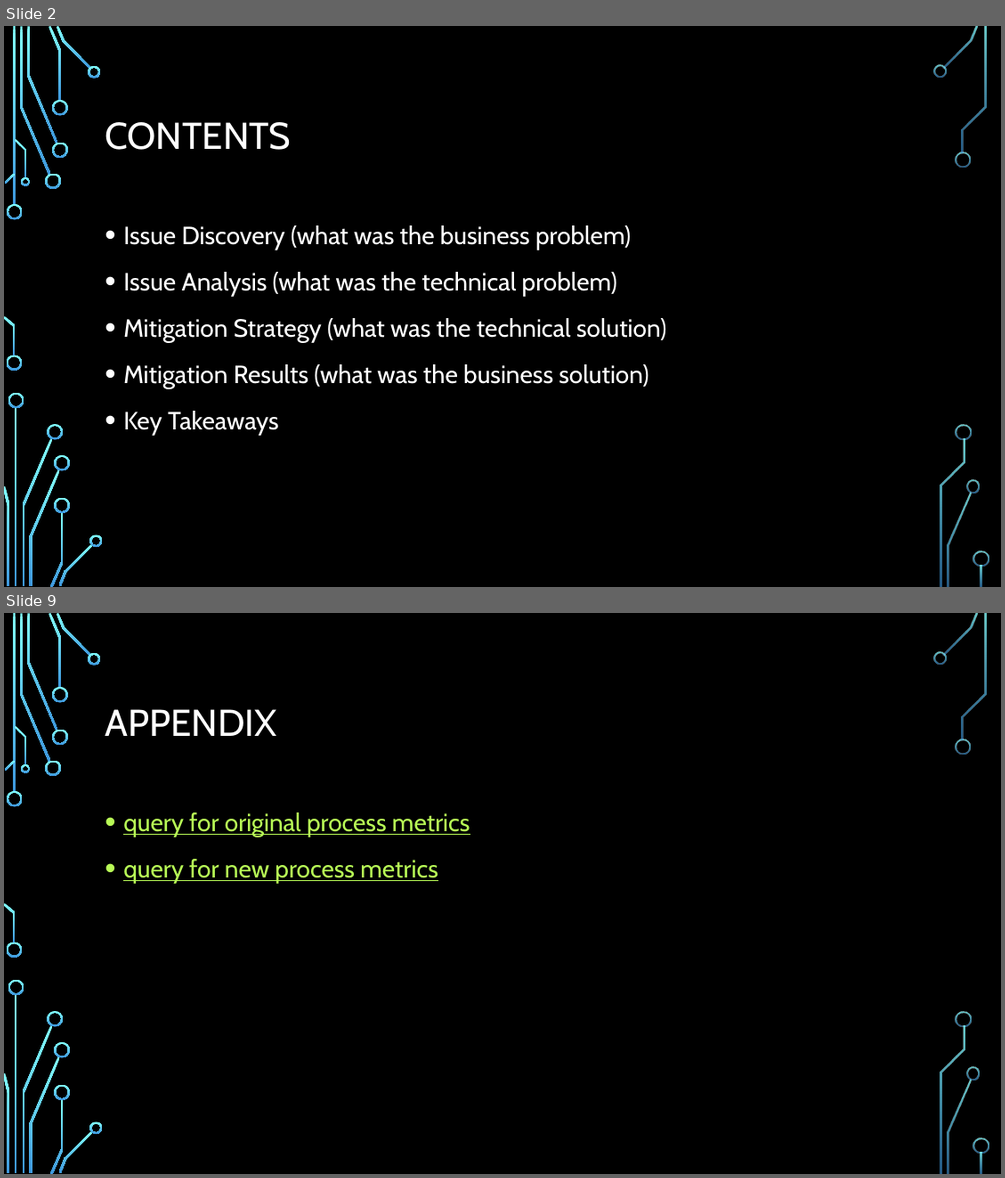
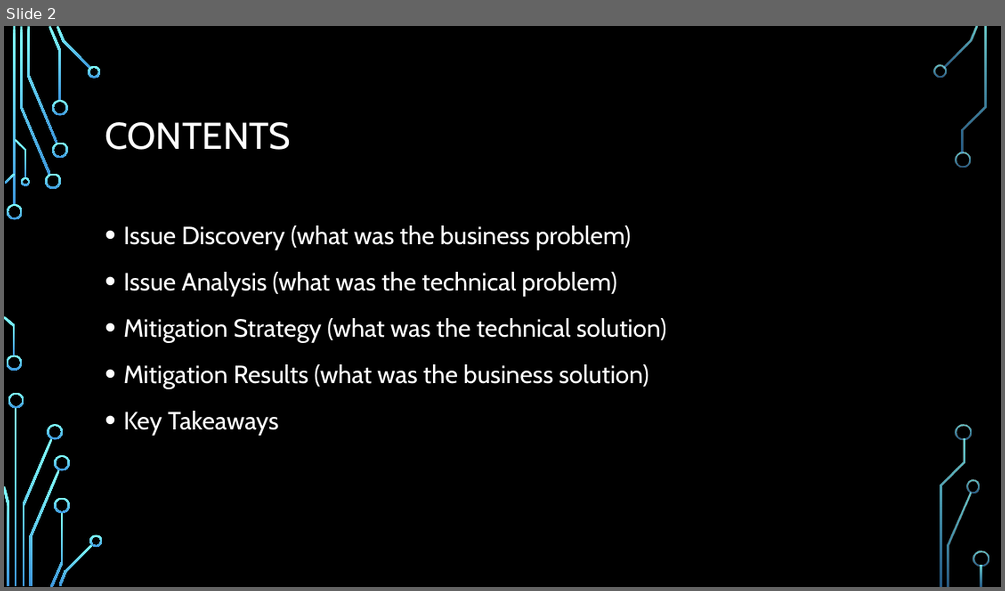
Before and after one commit to GitKlip/portfolio, a slide deck: disney/SnowflakeOptimization-CrossoverTitles.pptx. Shown one above the other, each under a label of ours: slides 2 and 9 before the commit, slide 2 after it; the slides between them are not shown. The pictures are 1005x1178 and 1005x591 pixels, drawn with LibreOffice and Linux fonts; fonts in the diff are those of the drawing; background and template pictures are left out. Boxes give left, top, right and bottom in pixels: in the first picture for what was removed or moved away, otherwise in the second. Text is boxed around its words. In the diff, an @@ line names an element or a change of style, - is before the commit and + after.

```diff
--- a/disney/SnowflakeOptimization-CrossoverTitles.pptx
+++ b/disney/SnowflakeOptimization-CrossoverTitles.pptx
@@ slide 9 removed at bbox=[4, 613, 1001, 1174], background picture (left out); not listed: 36 template elements that a slide beside it also shows @@
@@ title removed at bbox=[105, 709, 276, 736] @@
-APPENDIX
@@ text removed at bbox=[123, 812, 470, 884] @@
-• query for original process metrics
-• query for new process metrics
```
Also in this commit, not shown: 7 slides changed, 2 slides added, 5 other files.
